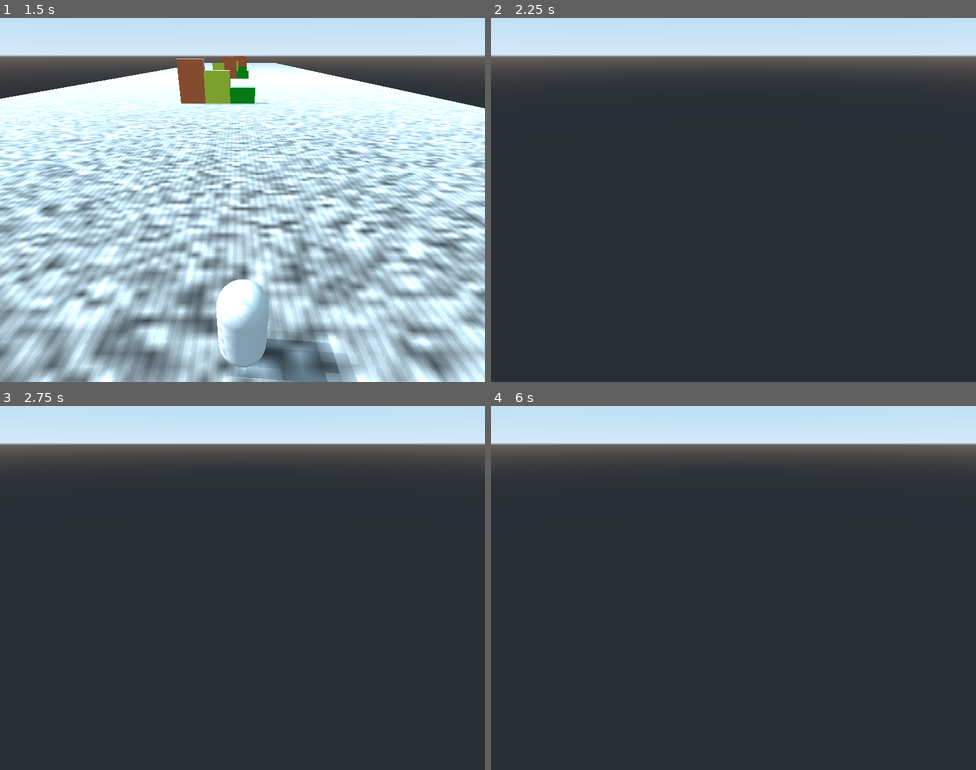
Above: before the commit, frames 1-4 (two rows, left to right).
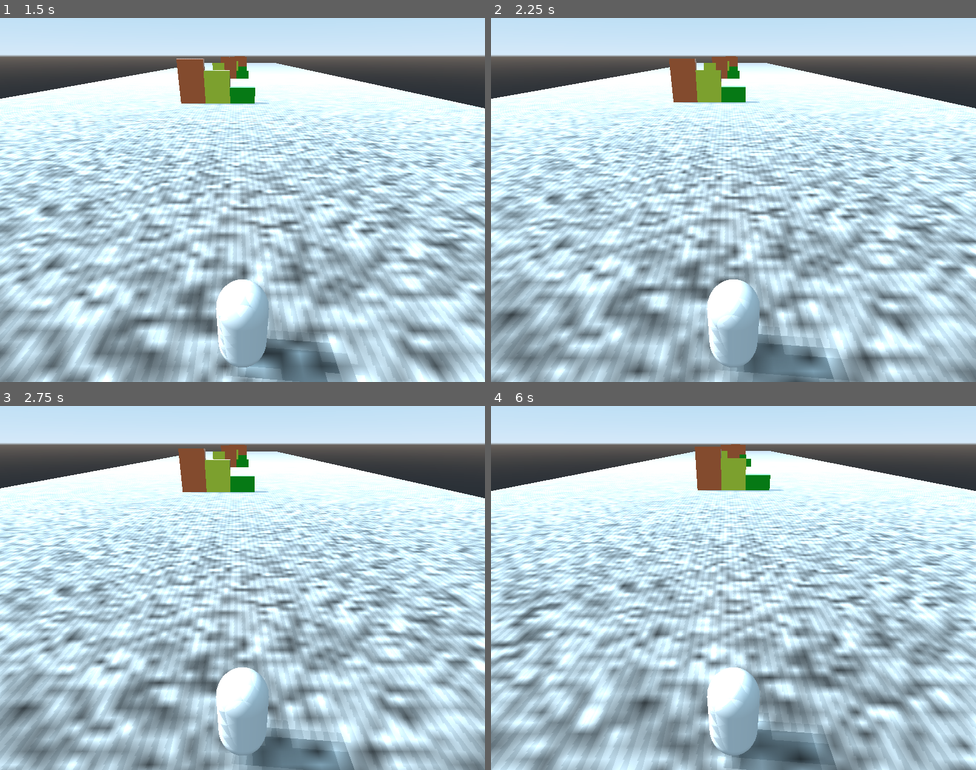
Above: after the commit, the same moments.

Repository: rans0000/endless-runner
Game: Godot game, scene res://UI/MainMenu/MainMenu.tscn
Same seed, same stepped clock (60 frames per second), same inputs: the game is played once before the commit and once after it.
Inputs:
- Up to frame 1 (1.5 s): click "PLAY" at 0.5 s; tap Enter at 1.25 s; hold D (move_right) from 1.28 s (still down); hold S (move_stop) from 1.28 s (still down)
- Up to frame 2 (2.25 s): tap Space (jump) at 1.52 s; tap Tab (look_back, bound only after the commit) at 1.55, 2.1 s; release D (move_right) at 2.03 s; release S (move_stop) at 2.03 s; hold Down (ui_down) from 2.03 s (still down)
- Up to frame 3 (2.75 s): keep holding Down (ui_down); tap Space (jump) at 2.27 s; tap S (move_stop) at 2.3 s
- Up to frame 4 (6 s): release Down (ui_down) at 2.78 s; hold D (move_right) 2.78-3.53 s; hold S (move_stop) 2.78-3.53 s; tap Tab (look_back, bound only after the commit) at 3.05, 3.6, 4.55, 5.1 s; tap Space (jump) at 3.5, 3.77, 4.52, 5.27 s; hold W (move_forward) 3.53-4.28 s; tap S (move_stop) at 3.8, 5.3 s; hold S (move_stop) 4.28-5.03 s; hold A (move_left) 4.28-5.78 s; hold Down (ui_down) from 5.78 s (still down); hold S (move_stop) from 5.78 s (still down)

Frame 1 is identical in both runs. In frame 2, 83% of the frame differs, in the area x 0-100%, y 10-100%; in frame 3, 83%; in frame 4, 83%.

Commit message:
Cleanup the code

Diff:
--- a/Player/Camera.gd
+++ b/Player/Camera.gd
@@ -1,7 +1,7 @@
 extends Camera
 
 func _input(event):
-	if event.is_action_pressed("ui_down"):
+	if event.is_action_pressed("look_back"):
 		rotate_y(deg2rad(180))
-	elif event.is_action_released("ui_down"):
+	elif event.is_action_released("look_back"):
 		rotate_y(deg2rad(180))
--- a/Player/Player_backup.gd
+++ /dev/null
@@ -1,43 +0,0 @@
-extends KinematicBody
-
-var gravity = -9.8
-var velocity = Vector3()
-
-const SPEED = 40
-const ACCELERATION = 3
-const DECELERATION = 5
-
-func _physics_process(delta):
-	move_player(delta)
-
-func move_player(delta):
-	var direction = Vector3()
-
-	if Input.is_action_pressed("move_forward"):
-		direction += -transform.basis.z
-	elif Input.is_action_pressed("move_stop"):
-		direction = transform.basis.z
-	if Input.is_action_pressed("move_left"):
-		direction += -transform.basis.x
-	elif Input.is_action_pressed("move_right"):
-		direction += transform.basis.x
-
-	direction.y = 0
-	direction = direction.normalized()
-	velocity.y += delta * gravity
-
-	var hv = velocity
-	hv.y = 0
-
-	var new_pos = direction * SPEED
-	var acceleration = DECELERATION
-
-	if direction.dot(hv) > 0:
-		acceleration = ACCELERATION
-
-	hv = hv.linear_interpolate(new_pos, acceleration * delta)
-	velocity.x = hv.x
-	velocity.z = hv.z
-
-	velocity = move_and_slide(velocity, Vector3.UP)
-	print(velocity)
--- a/Player/p2.gd
+++ /dev/null
@@ -1,42 +0,0 @@
-extends KinematicBody
-
-var gravity = -9.8
-var velocity = Vector3()
-
-const SPEED = 6
-const ACCELERATION = 3
-const DE_ACCELERATION = 5
-
-func _physics_process(delta):
-	var dir = Vector3()
-
-	if(Input.is_action_pressed("move_forward")):
-		dir += -transform.basis[2]
-
-	if(Input.is_action_pressed("move_stop")):
-		dir += transform.basis[2]
-
-	if(Input.is_action_pressed("move_left")):
-		dir += -transform.basis[0]
-
-	if(Input.is_action_pressed("move_right")):
-		dir += transform.basis[0]
-
-	dir.y = 0
-	dir = dir.normalized()
-	velocity.y += delta * gravity
-
-	var hv = velocity
-	hv.y = 0
-
-	var new_pos = dir * SPEED
-	var accel = DE_ACCELERATION
-
-	if (dir.dot(hv) > 0):
-		accel = ACCELERATION
-
-	hv = hv.linear_interpolate(new_pos, accel * delta)
-	velocity.x = hv.x
-	velocity.z = hv.z
-
-	velocity = move_and_slide(velocity, Vector3(0,1,0))
--- a/project.godot
+++ b/project.godot
@@ -59,6 +59,11 @@
 "events": [ Object(InputEventKey,"resource_local_to_scene":false,"resource_name":"","device":0,"alt":false,"shift":false,"control":false,"meta":false,"command":false,"pressed":false,"scancode":16777217,"unicode":0,"echo":false,"script":null)
  ]
 }
+look_back={
+"deadzone": 0.5,
+"events": [ Object(InputEventKey,"resource_local_to_scene":false,"resource_name":"","device":0,"alt":false,"shift":false,"control":false,"meta":false,"command":false,"pressed":false,"scancode":16777218,"unicode":0,"echo":false,"script":null)
+ ]
+}
 
 [layer_names]
 
